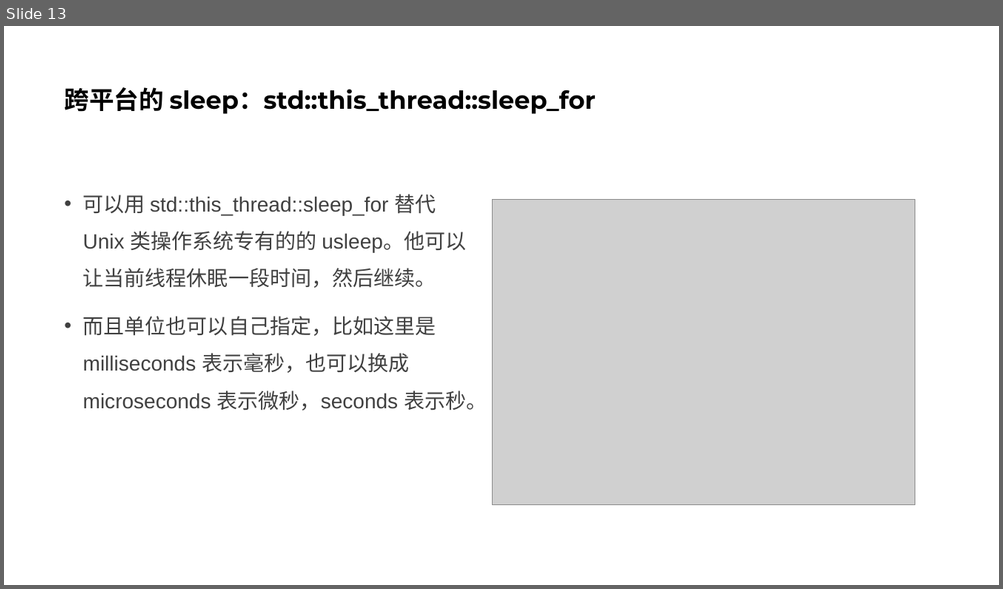
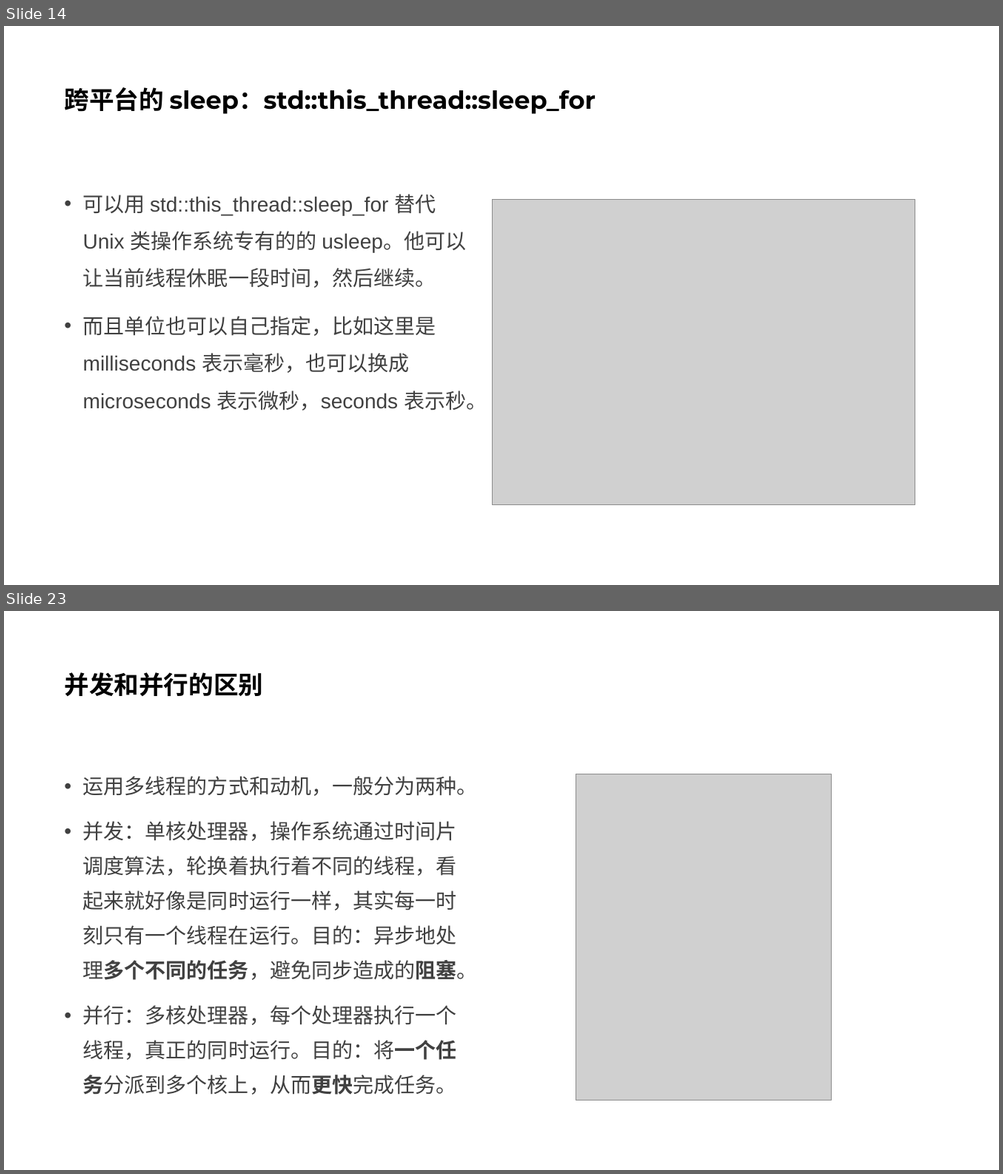
Before and after one commit to parallel101/course, a slide deck: 05/slides.pptx. Shown one above the other, each under a label of ours: slide 13 before the commit, slides 14 and 23 after it; the slides between them are not shown. The pictures are 1003x589 and 1003x1174 pixels, drawn with LibreOffice and Linux fonts; fonts in the diff are those of the drawing; grey boxes stand for pictures. Boxes give left, top, right and bottom in pixels: in the first picture for what was removed or moved away, otherwise in the second. Text is boxed around its words. In the diff, an @@ line names an element or a change of style, - is before the commit and + after.

```diff
--- a/05/slides.pptx
+++ b/05/slides.pptx
@@ slide 23 added at (x1=4, y1=611, x2=999, y2=1170), background #FFFFFF @@
@@ title added at (x1=64, y1=672, x2=263, y2=696), 24 pt, text #000000, bold @@
+并发和并行的区别
@@ text added at (x1=83, y1=776, x2=478, y2=1095), 20 pt, text #404040 @@
+• 运用多线程的方式和动机，一般分为两种。
+• 并发：单核处理器，操作系统通过时间片调度算法，轮换着执行着不同的线程，看起来就好像是同时运行一样，其实每一时刻只有一个线程在运行。目的：异步地处理多个不同的任务，避免同步造成的阻塞。
+• 并行：多核处理器，每个处理器执行一个线程，真正的同时运行。目的：将一个任务分派到多个核上，从而更快完成任务。
@@ picture added at (x1=576, y1=775, x2=831, y2=1101) @@
@@ what was slide 13 is now slide 14 @@
```
Also in this commit, not shown: 4 slides changed, 9 other slides added, 15 other files.
